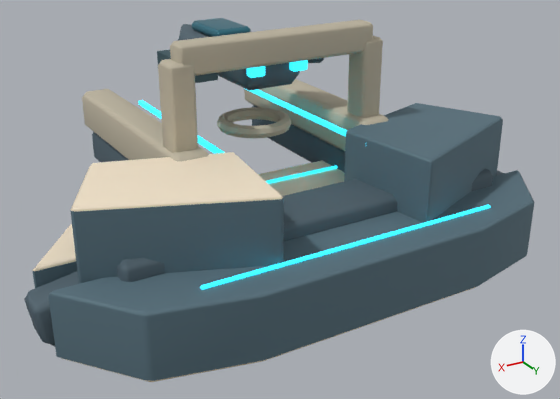
The glTF model space-battleship/assets/planets/facilities_v8/shipyard.glb: old version first, new version second.
One viewpoint serves both versions: a 50 mm lens placed at (2.69, 4.09, 2.57), pointed at (-0.01, -0.41, 0.32). Lighting does not change. The marker at lower right points along +X, +Y and +Z. The picture after the commit comes second. Where no turn or scale is listed for an object, it has been applied to the vertices.

Names of what the first picture shows: 'Animated dock collar', 'Dock arc transfer keel', 'Dock open portal cross member', 'Dock open portal pillar', 'Dock open portal pillar.001', 'Dock outboard launch arm', 'Dock outboard launch arm.001', 'Dock root forms occupied ring section', 'Dock root forms occupied ring section.001', 'Launch arm dark lower girder', 'Swept node load wall.006', 'Swept node load wall.007' and 13 more.
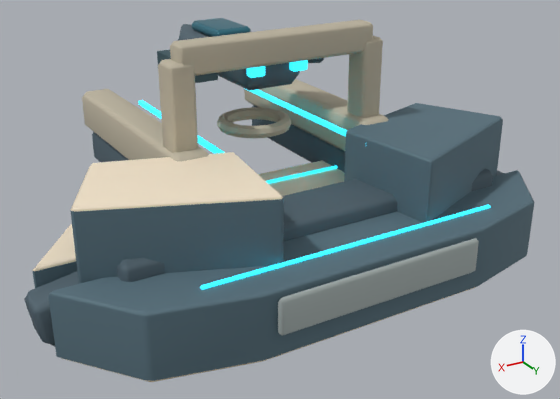
Boxes (x1, y1, x2, y2) around the edits, measured in the pictures (560 x 399 px):
'Inset midtone pressure armor.007', added: after (278, 238, 479, 336)

The change, as a diff of the scene's bpy script:
```diff
--- a/space-battleship/assets/planets/facilities_v8/shipyard.glb.py
+++ b/space-battleship/assets/planets/facilities_v8/shipyard.glb.py
@@ mat_midtone_faceted_pressure_armor @@
+mat_midtone_faceted_pressure_armor = principled_material('Midtone faceted pressure armor')
+mat_midtone_faceted_pressure_armor.base_color = (0.4, 0.46, 0.45)  # grey #aab5b3
+mat_midtone_faceted_pressure_armor.metallic = 0.05
+mat_midtone_faceted_pressure_armor.roughness = 0.78
@@ me_cube_086_1 @@
+me_cube_086_1.from_pydata(...)  # 24 vertices, 44 faces; spans x -0.76..0.76, y -0.03..0.03, z -0.12..0.12
+me_cube_086_1.materials.append(mat_midtone_faceted_pressure_armor)  # grey #aab5b3
@@ ob_inset_midtone_pressure_armor_007 @@
+ob_inset_midtone_pressure_armor_007 = bpy.data.objects.new('Inset midtone pressure armor.007', me_cube_086_1)
+ob_inset_midtone_pressure_armor_007.location = (0.0, 0.85, 0.22)
```
